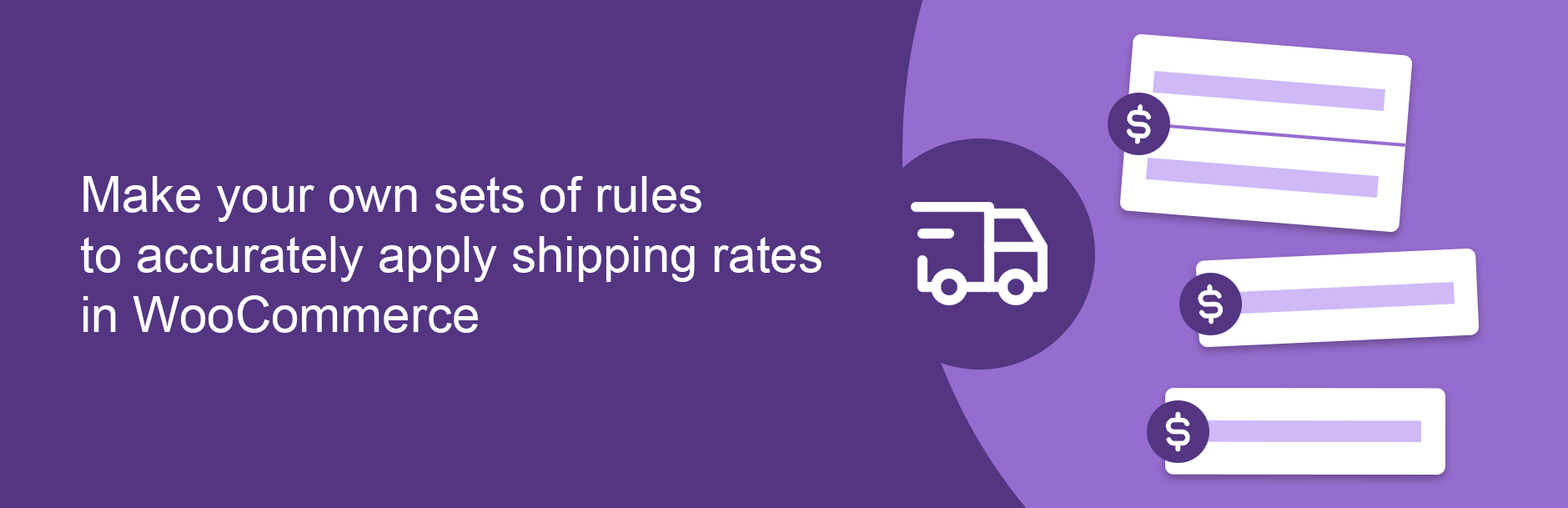
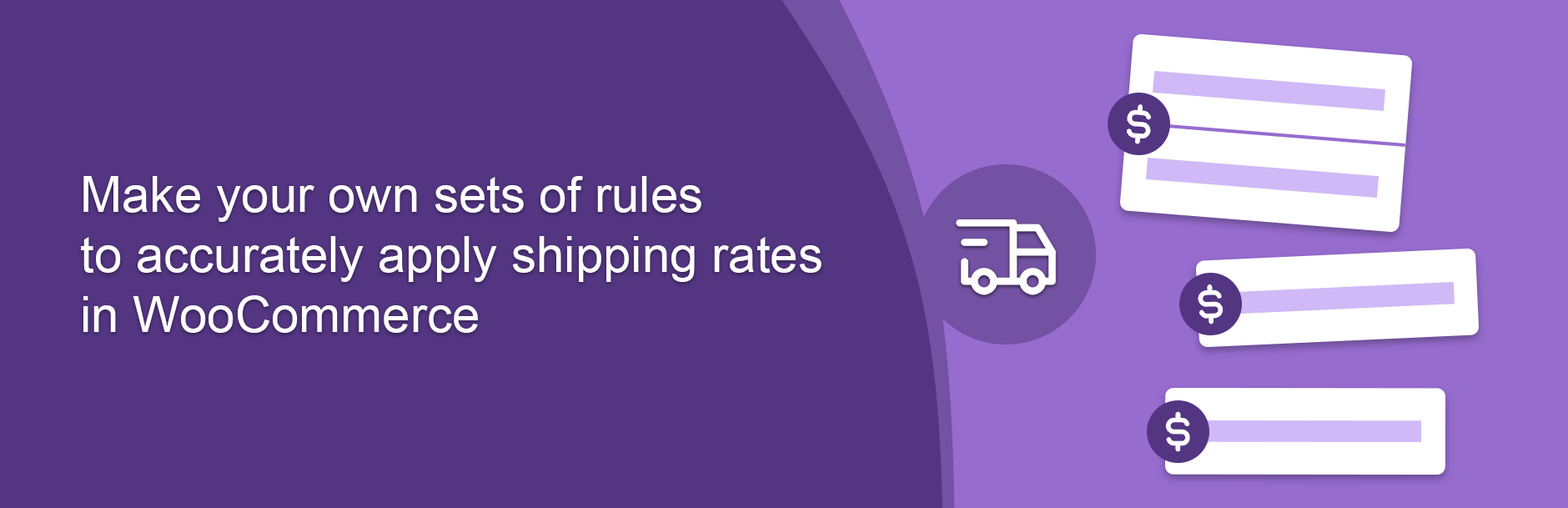
Layered file, before and after one edit (w=1568, h=508). Changes by layer:
painted on "truck-delivery" over [left=910, top=201, right=1056, bottom=306]
added layer "Ellipse 3" in group "Groupe 3" over [left=915, top=164, right=1096, bottom=345]
added layer "Forme 3" in group "Groupe 3" over [left=839, top=0, right=1413, bottom=508]
added layer "Forme 3 copie" in group "Groupe 3" over [left=781, top=0, right=1413, bottom=508]
hid "Ellipse 2", painted on it, masked it over [left=864, top=138, right=1096, bottom=370]
hid "Ellipse 1", painted on it, masked it over [left=902, top=0, right=1413, bottom=508]
